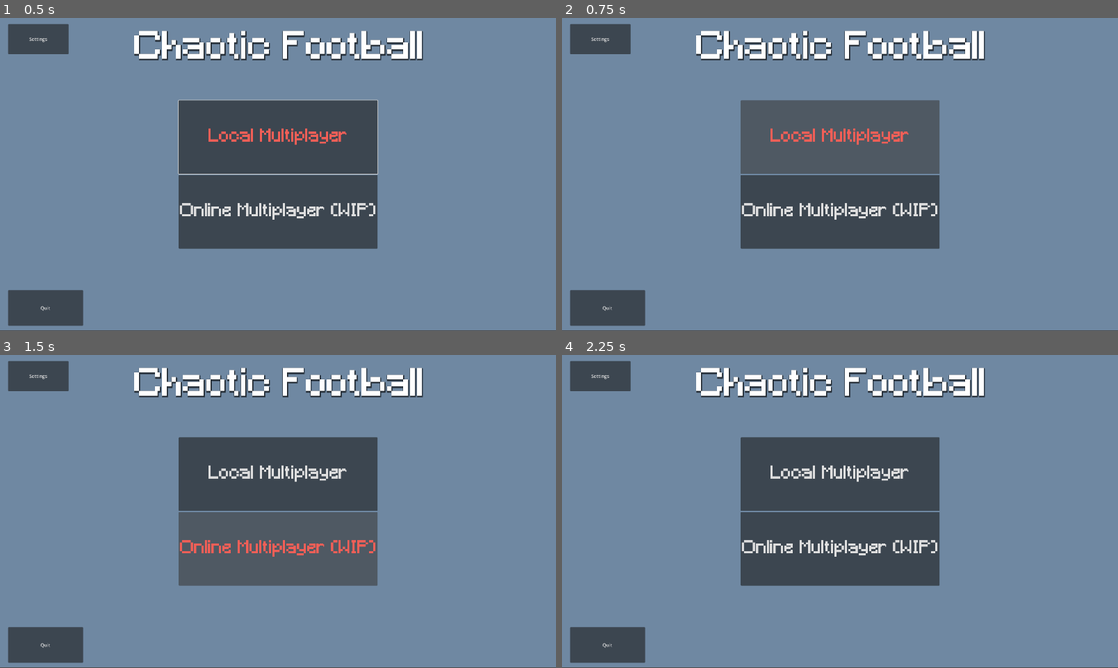
Above: before the commit, frames 1-4 (two rows, left to right).
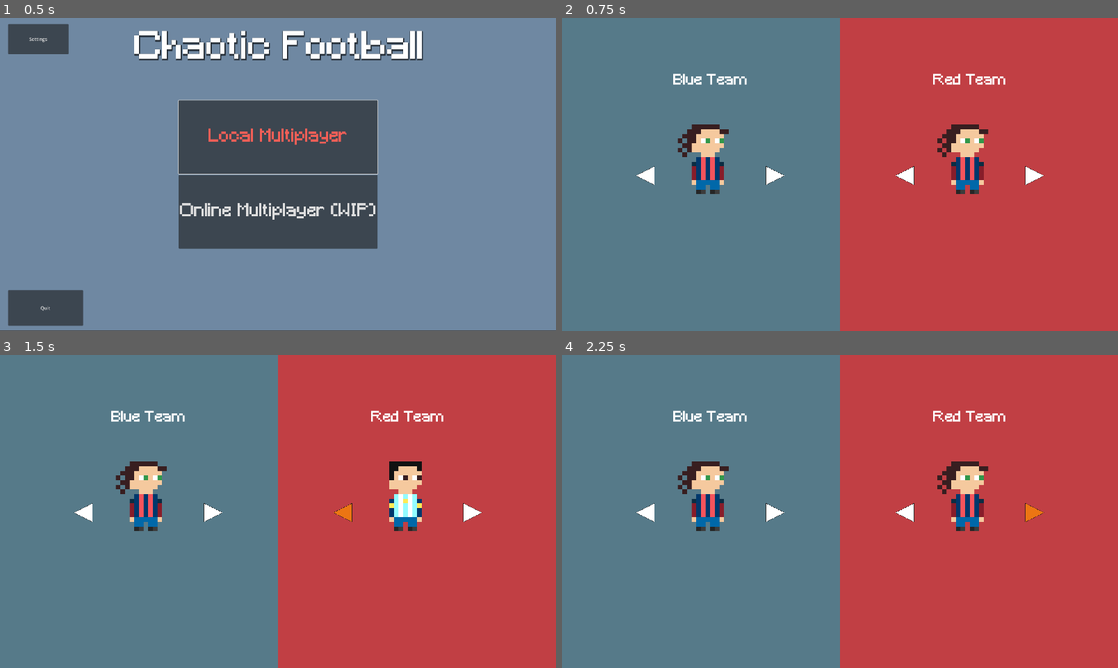
Above: after the commit, the same moments.

Repository: dizmerly/chaoticFootball
Game: Godot game, scene res://scenes/main_menu.tscn
Two runs of this game, one before a commit and one after it. Both use one fixed random seed, a clock stepped at 60 frames per second and the inputs below. This scene is started directly instead of the project's main scene.
Inputs (mouse positions are in pixels of both pictures, inside the frame that each line leads up to):
- Up to frame 1 (0.5 s): no input
- Up to frame 2 (0.75 s): click "Local Multiplayer" at 0.5 s
- Up to frame 3 (1.5 s): click (344, 511) at 1.27 s
- Up to frame 4 (2.25 s): click (1034, 511) at 2.02 s

Frame 1 is identical in both runs. In frame 2, 100% of the frame differs, in the area x 0-100%, y 0-100%; in frame 3, 100%; in frame 4, 100%.

Commit message:
Add character selection flow

Diff:
--- a/chaotic-football/scripts/character_selection_panel.gd
+++ b/chaotic-football/scripts/character_selection_panel.gd
@@ -43,6 +43,8 @@
 
 	load_image(red_index, "red")
 	load_image(blue_index, "blue")
+
+	character_selected.connect(GameManager._on_character_selected)
 
 
 # Called every frame. 'delta' is the elapsed time since the previous frame.
@@ -99,8 +101,10 @@
 #		Cancel Ready
 		if event.button_index == JOY_BUTTON_B and event.is_pressed():
 			if controller_id in GameManager.blue_team:
+				GameManager.unselect_character(controller_id)
 				ready_blue.hide()
 			if controller_id in GameManager.red_team:
+				GameManager.unselect_character(controller_id)
 				ready_red.hide()
 
 func cycle_blue_left() -> void:
--- a/chaotic-football/scripts/game_manager.gd
+++ b/chaotic-football/scripts/game_manager.gd
@@ -1,15 +1,30 @@
 extends Node
 
-# Controller state that must survive scene changes.
+# controller states
 var connected_controllers: Array[int] = []
 var pending_devices: Array[int] = []
 
-# Temporary team assignments for character-select testing.
+#temporary hardcoded team assignmnets
 var blue_team: Array[int] = [0]
 var red_team: Array[int] = [1]
 
+# Team ready status (potentially revise this solution)
+# KEY : VALUE = team : bool (ready or not ready)
+var teams: Dictionary = {
+	"blue": false,
+	"red": false,
+}
+
+#KEY : VALUE = CONTROLLER ID : SPRITE_SHEET
+var selected_characters: Dictionary = {}
+var is_loading_game := false
+
+
+# Game Managment signals
 signal controller_join_requested(device: int)
 signal controller_disconnected(device: int)
+
+
 
 func _ready() -> void:
 	for device in Input.get_connected_joypads():
@@ -31,4 +46,47 @@
 	pending_devices.erase(device)
 	blue_team.erase(device)
 	red_team.erase(device)
+	selected_characters.erase(device)
+	_update_team_ready_status()
 	controller_disconnected.emit(device)
+
+func _on_character_selected(controller_id: int, spritesheet_path: String) -> void:
+	selected_characters[controller_id] = spritesheet_path
+	_update_team_ready_status()
+
+#	check for all teams being ready and load game.
+#	eventually this will map to a map selection screen
+	if teams_ready():
+		load_game()
+
+
+func unselect_character(controller_id: int) -> void:
+	selected_characters.erase(controller_id)
+	_update_team_ready_status()
+
+func _update_team_ready_status() -> void:
+	teams["blue"] = _is_team_ready(blue_team)
+	teams["red"] = _is_team_ready(red_team)
+
+func _is_team_ready(team: Array[int]) -> bool:
+	if team.is_empty():
+		return false
+
+	for controller_id in team:
+		if controller_id not in selected_characters:
+			return false
+
+	return true
+
+func teams_ready() -> bool:
+	for team in teams:
+		if not teams[team]:
+			return false
+	return true
+
+func load_game() -> void:
+	if is_loading_game:
+		return
+
+	is_loading_game = true
+	get_tree().change_scene_to_file("res://scenes/game.tscn")
--- a/chaotic-football/scripts/main_menu.gd
+++ b/chaotic-football/scripts/main_menu.gd
@@ -37,6 +37,8 @@
 func _on_settings_pressed() -> void:
 	settings_menu.show()
 
+func _on_start_game_pressed() -> void:
+	get_tree().change_scene_to_file("res://scenes/character_selection_panel.tscn")
 
 func _on_quit_pressed() -> void:
 	get_tree().quit()
